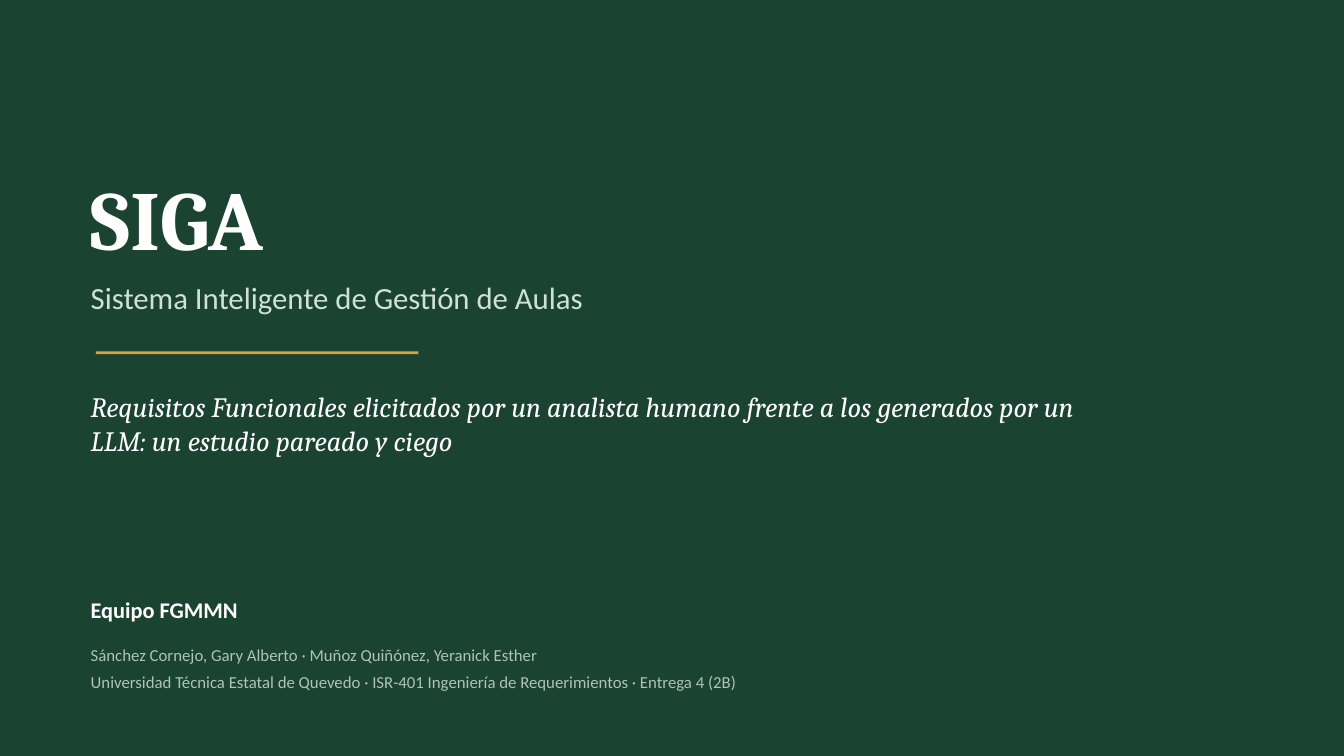
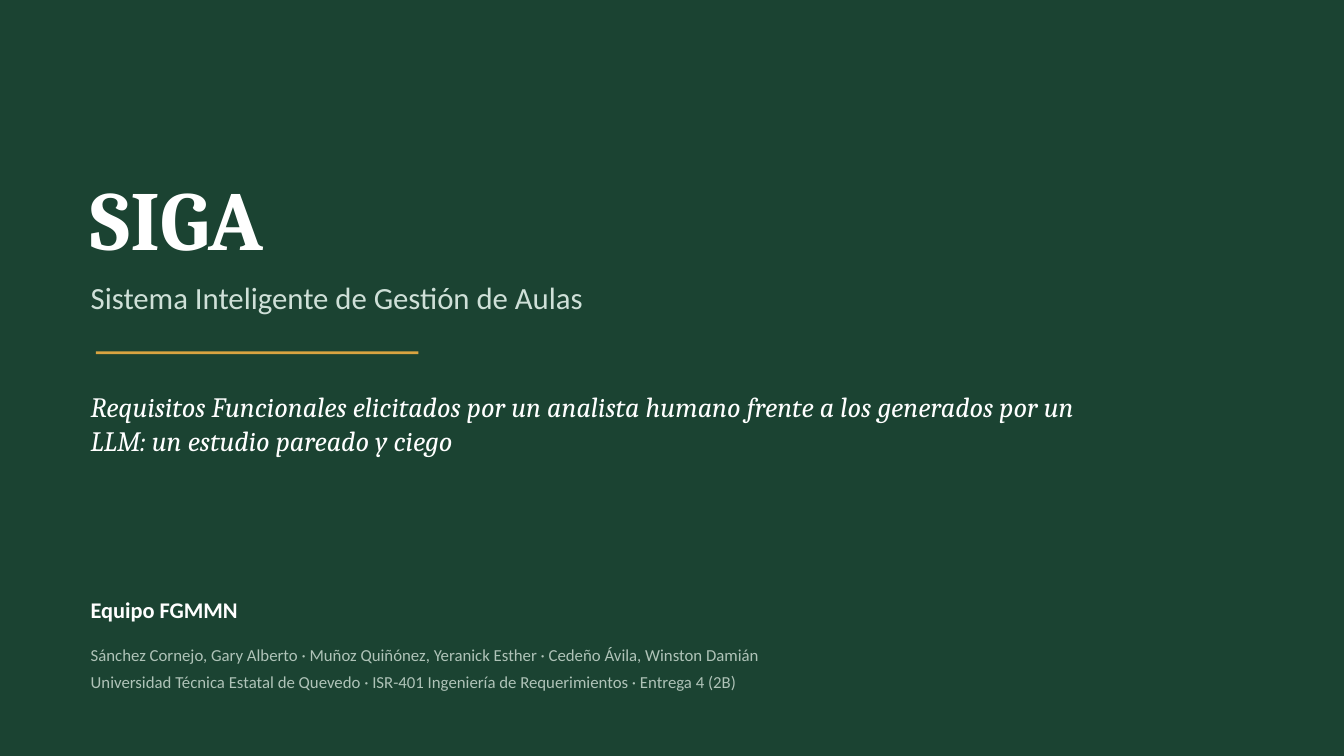
Before and after one commit to gsanchezc6-beep/SIGA_FGMMN_ISR401_AVANCE_2B, a slide deck: slide 1 of 08_Defensa/presentacion.pptx. Drawn at 1344x756 pixels with LibreOffice and Linux fonts; fonts in the diff are those of the drawing. Boxes give left, top, right and bottom in pixels: in the first picture for what was removed or moved away, otherwise in the second. Text is boxed around its words. In the diff, an @@ line names an element or a change of style, - is before the commit and + after.

```diff
--- a/08_Defensa/presentacion.pptx
+++ b/08_Defensa/presentacion.pptx
@@ text at [91, 648, 758, 664]: text changed @@
-Sánchez Cornejo, Gary Alberto · Muñoz Quiñónez, Yeranick Esther
+Sánchez Cornejo, Gary Alberto · Muñoz Quiñónez, Yeranick Esther · Cedeño Ávila, Winston Damián
```
Also in this commit, not shown: 4 other slides changed, 3 slides added, 1 other file.
